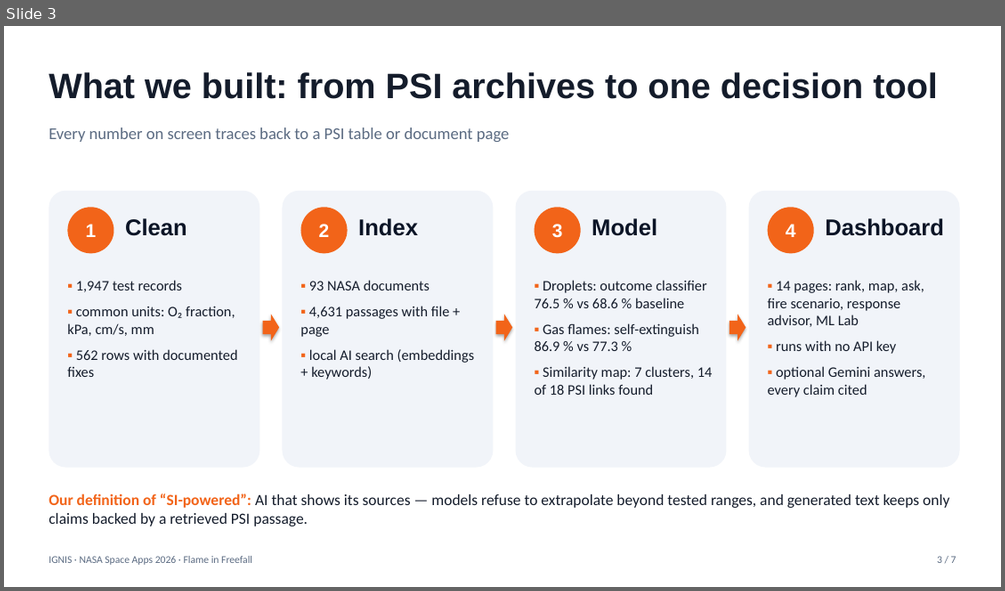
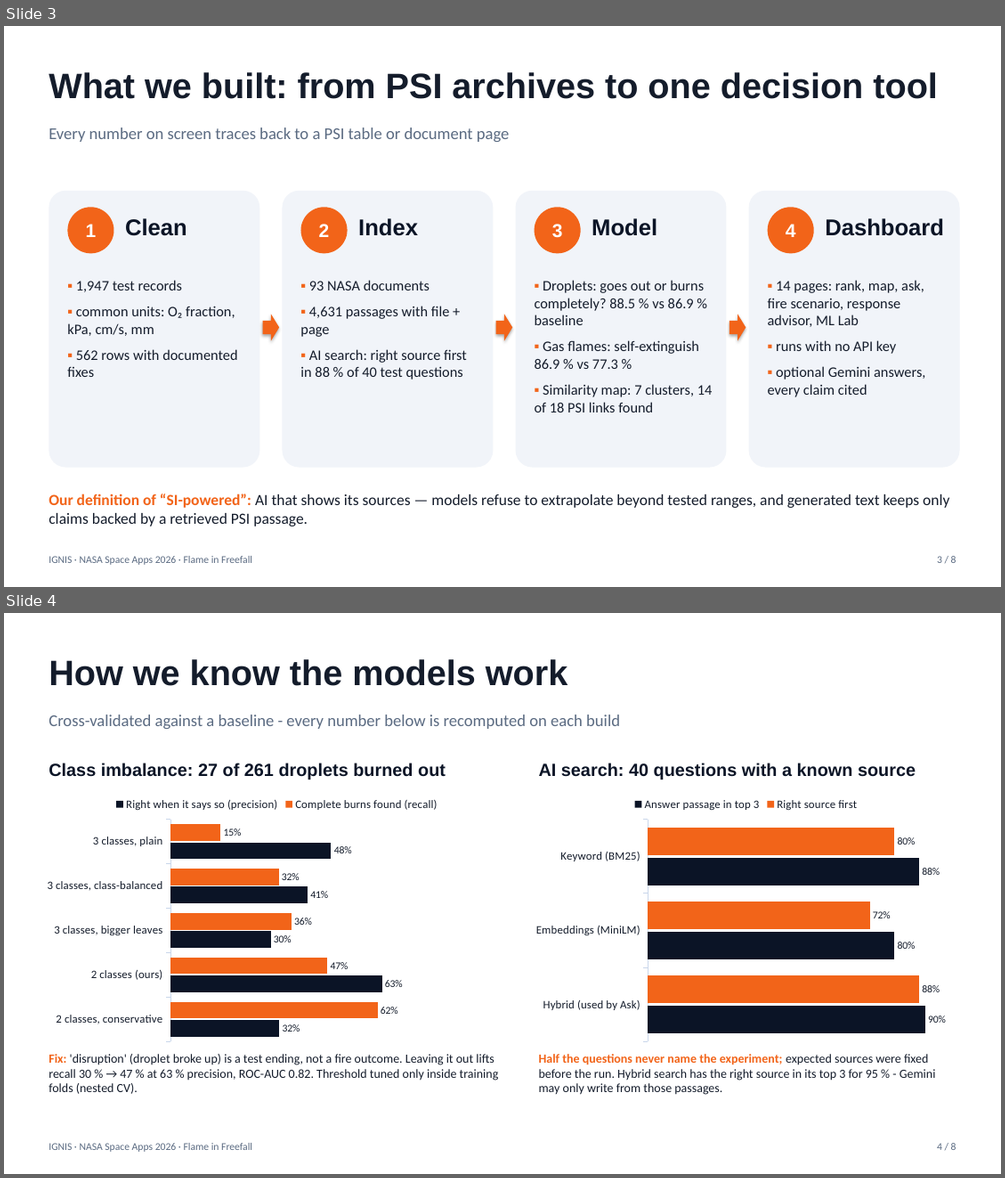
Before and after one commit to fswierta/nasa-hackathon, a slide deck: submission/deck.pptx. Shown one above the other, each under a label of ours: slide 3 before the commit, slides 3 and 4 after it. The pictures are 1005x591 and 1005x1178 pixels, drawn with LibreOffice and Linux fonts; fonts in the diff are those of the drawing. Boxes give left, top, right and bottom in pixels: in the first picture for what was removed or moved away, otherwise in the second. Text is boxed around its words. In the diff, an @@ line names an element or a change of style, - is before the commit and + after.

```diff
--- a/submission/deck.pptx
+++ b/submission/deck.pptx
@@ slide 4 added at [4,613,1001,1174], background #FFFFFF @@
@@ title added at [48,659,567,686], 34 pt, text #141C2B, bold @@
+How we know the models work
@@ text added at [48,714,620,729], 16 pt, text #5B6B82 @@
+Cross-validated against a baseline - every number below is recomputed on each build
@@ text added at [48,763,445,779], 17 pt, text #0B1426, bold @@
+Class imbalance: 27 of 261 droplets burned out
@@ text added at [539,763,915,779], 17 pt, text #0B1426, bold @@
+AI search: 40 questions with a known source
@@ bar chart added at [38,788,517,1046] @@
+categories: 3 classes, plain, 3 classes, class-balanced, 3 classes, bigger leaves, 2 classes (ours), 2 classes, conservative
+Complete burns found (recall): 0.15, 0.32, 0.36, 0.47, 0.62
+Right when it says so (precision): 0.48, 0.41, 0.3, 0.63, 0.32
@@ bar chart added at [527,788,965,1046] @@
+categories: Keyword (BM25), Embeddings (MiniLM), Hybrid (used by Ask)
+Right source first: 0.8, 0.72, 0.88
+Answer passage in top 3: 0.88, 0.8, 0.9
@@ text added at [48,1054,499,1094], 12 pt, text #141C2B @@
+Fix: 'disruption' (droplet broke up) is a test ending, not a fire outcome. Leaving it out lifts recall 30 % → 47 % at 63 % precision, ROC-AUC 0.82. Threshold tuned only inside training folds (nested CV).
@@ text added at [539,1054,936,1094], 12 pt, text #141C2B @@
+Half the questions never name the experiment; expected sources were fixed before the run. Hybrid search has the right source in its top 3 for 95 % - Gemini may only write from those passages.
@@ text added at [48,1143,252,1151], 10 pt, text #5B6B82 @@
+IGNIS · NASA Space Apps 2026 · Flame in Freefall
@@ text added at [937,1143,956,1150], 10 pt, text #5B6B82 @@
+4 / 8
@@ slide 3 changed as well @@
@@ text at [534,280,704,325]: text changed @@
-▪ Droplets: outcome classifier 76.5 % vs 68.6 % baseline
+▪ Droplets: goes out or burns completely? 88.5 % vs 86.9 % baseline
@@ text at [300,349,467,379]: text changed @@
-▪ local AI search (embeddings + keywords)
+▪ AI search: right source first in 88 % of 40 test questions
@@ text at [937,556,956,563]: text changed @@
-3 / 7
+3 / 8
```
Also in this commit, not shown: 6 other slides changed, 4 other files.
